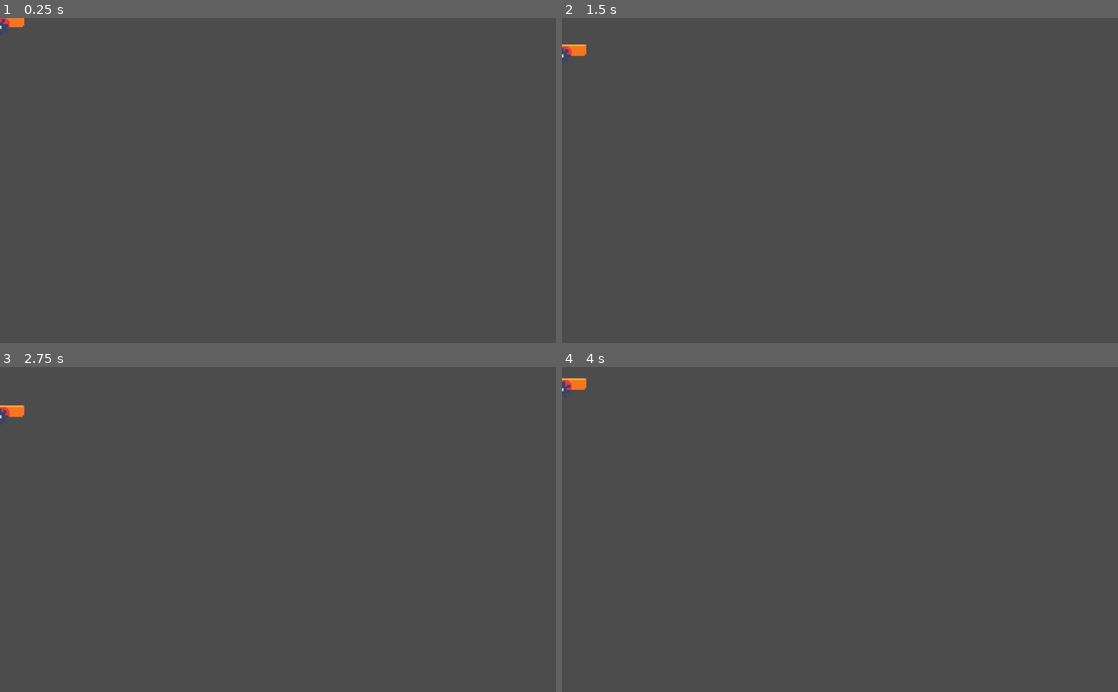
Above: before the commit, frames 1-4 (two rows, left to right).
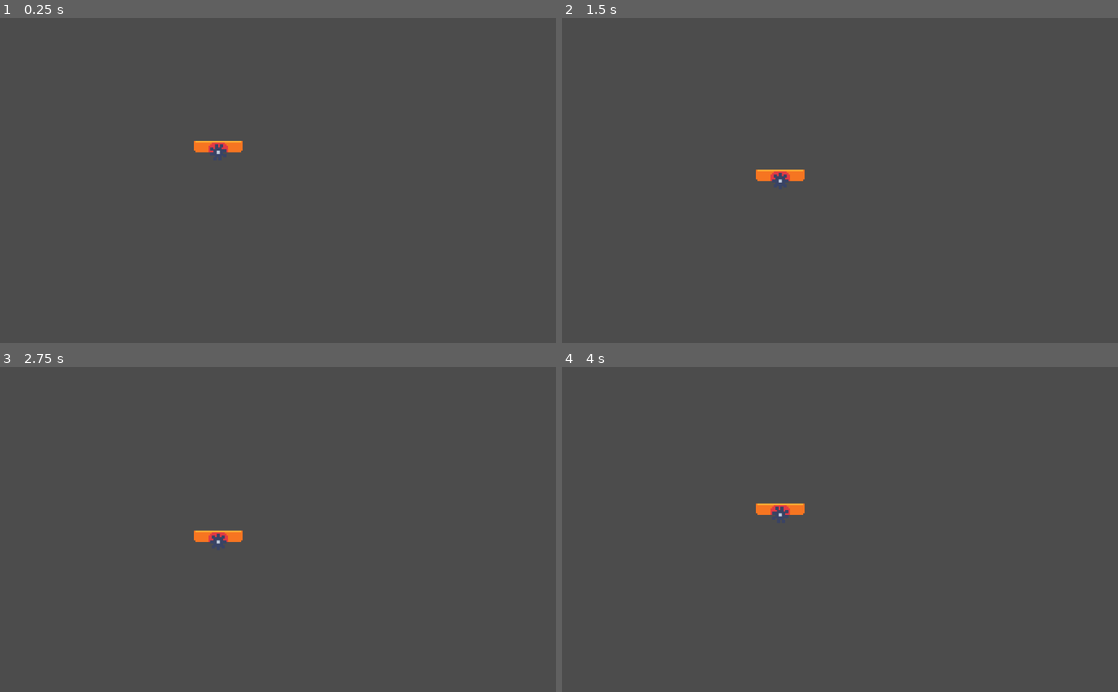
Above: after the commit, the same moments.

Repository: error-27/gmtk2023
Game: Godot game, scene res://scenes/objects/HoverPlatform.tscn
The game is run twice, just before and just after one commit, with the same random seed, the same clock (stepped at 60 frames per second) and the same inputs. This scene is started directly instead of the project's main scene.
Inputs (mouse positions are in pixels of both pictures, inside the frame that each line leads up to):
- Up to frame 1 (0.25 s): no input
- Up to frame 2 (1.5 s): move the mouse to (962, 164) at 0.52 s; click (962, 164) at 0.67 s; move the mouse to (728, 196) at 1.27 s; click (728, 196) at 1.42 s
- Up to frame 3 (2.75 s): move the mouse to (333, 458) at 2.02 s; click (333, 458) at 2.17 s
- Up to frame 4 (4 s): move the mouse to (812, 594) at 2.77 s; click (812, 594) at 2.92 s; move the mouse to (1006, 578) at 3.52 s; click (1006, 578) at 3.67 s

The runs differ from the first frame. In frame 1, 0.5% of the frame differs, in the area x 0-44%, y 0-44%; in frame 2, 0.5%; in frame 3, 0.5%, in the area x 0-44%, y 11-57%; in frame 4, 0.5%.

Commit message:
Vertical reversal and reset position

Diff:
--- a/scenes/objects/HoverPlatform.tscn
+++ b/scenes/objects/HoverPlatform.tscn
@@ -25,6 +25,7 @@
 }
 
 [node name="Platform" type="KinematicBody2D"]
+position = Vector2( 402, 231 )
 input_pickable = true
 script = ExtResource( 2 )
 horizontal = false
@@ -49,7 +50,7 @@
 [node name="Panel" type="Panel" parent="."]
 visible = false
 margin_right = 159.0
-margin_bottom = 124.0
+margin_bottom = 143.0
 theme = ExtResource( 3 )
 
 [node name="Label" type="Label" parent="Panel"]
@@ -85,4 +86,10 @@
 margin_bottom = 80.0
 text = "Reverse-Hzntl"
 
+[node name="Reverse2" type="CheckBox" parent="Panel/VBoxContainer"]
+margin_top = 84.0
+margin_right = 159.0
+margin_bottom = 108.0
+text = "Reverse-Vtcl"
+
 [connection signal="timeout" from="Timer" to="." method="_on_Timer_timeout"]
--- a/scripts/objects/HoverPlatform.gd
+++ b/scripts/objects/HoverPlatform.gd
@@ -3,6 +3,7 @@
 export var horizontal: bool = true
 export var vertical: bool = false
 export var reverse_horizontal: bool = false
+export var reverse_vertical: bool = false
 
 var dir: Vector2 = Vector2.ZERO
 
@@ -17,12 +18,16 @@
 	$Panel/VBoxContainer/Horizontal.pressed = horizontal
 	$Panel/VBoxContainer/Vertical.pressed = vertical
 	$Panel/VBoxContainer/Reverse.pressed = reverse_horizontal
+	$Panel/VBoxContainer/Reverse2.pressed = reverse_vertical
 	for child in $Panel/VBoxContainer.get_children():
 		child.connect("toggled", self, "_update_configs", [child.name])
 
 func _process(delta):
-	var reversal = 1 if not reverse_horizontal else -1
-	dir = Vector2( reversal * int(horizontal) * timer.time_left / timer.wait_time, int(vertical) * timer.time_left / timer.wait_time)
+	if $Panel.visible:
+		return
+	var reversal_h = 1 if not reverse_horizontal else -1
+	var reversal_v = 1 if not reverse_vertical else -1
+	dir = Vector2(reversal_h * int(horizontal) * timer.time_left / timer.wait_time, reversal_v * int(vertical) * timer.time_left / timer.wait_time)
 	move_and_collide(dir * speed)
 
 
@@ -36,6 +41,8 @@
 		vertical = pressed
 	elif property == "Reverse":
 		reverse_horizontal = pressed
+	elif property == "Reverse2":
+		reverse_vertical = pressed
 
 	position = start_pos
 	timer.start(timer.wait_time)
@@ -45,3 +52,6 @@
 	if event is InputEventMouseButton:
 		if event.button_index == BUTTON_RIGHT && event.pressed:
 			$Panel.visible = not $Panel.visible
+			position = start_pos
+			if $Panel.visible:
+				timer.start(timer.wait_time)
